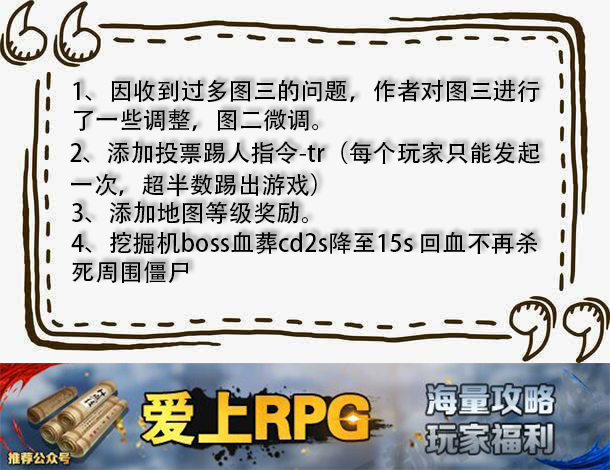
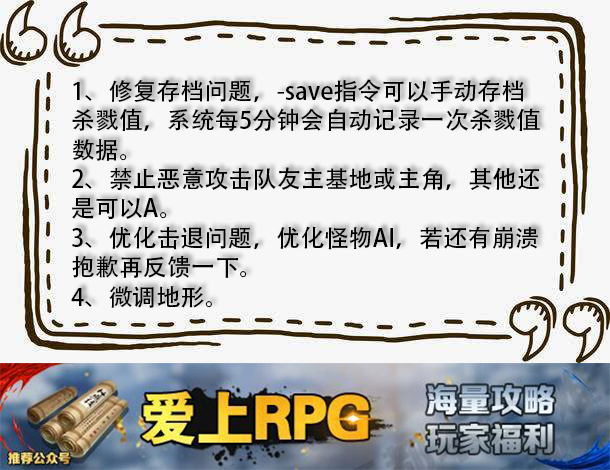
Two versions of the same layered image (610 × 470). Layer-by-layer changes:
renamed "1、因收到过多图三的问题，作者对图三进行 了一些调整，图二微调。 2、添加投票踢人指令-tr（每个玩家只能发起 一次，超半数踢" to "1、修复存档问题，-save指令可以手动存档 杀戮值，系统每5分钟会自动记录一次杀戮值 数据。 2、禁止恶意攻击队友主基地或主", painted on it over left=70, top=79, right=540, bottom=308
